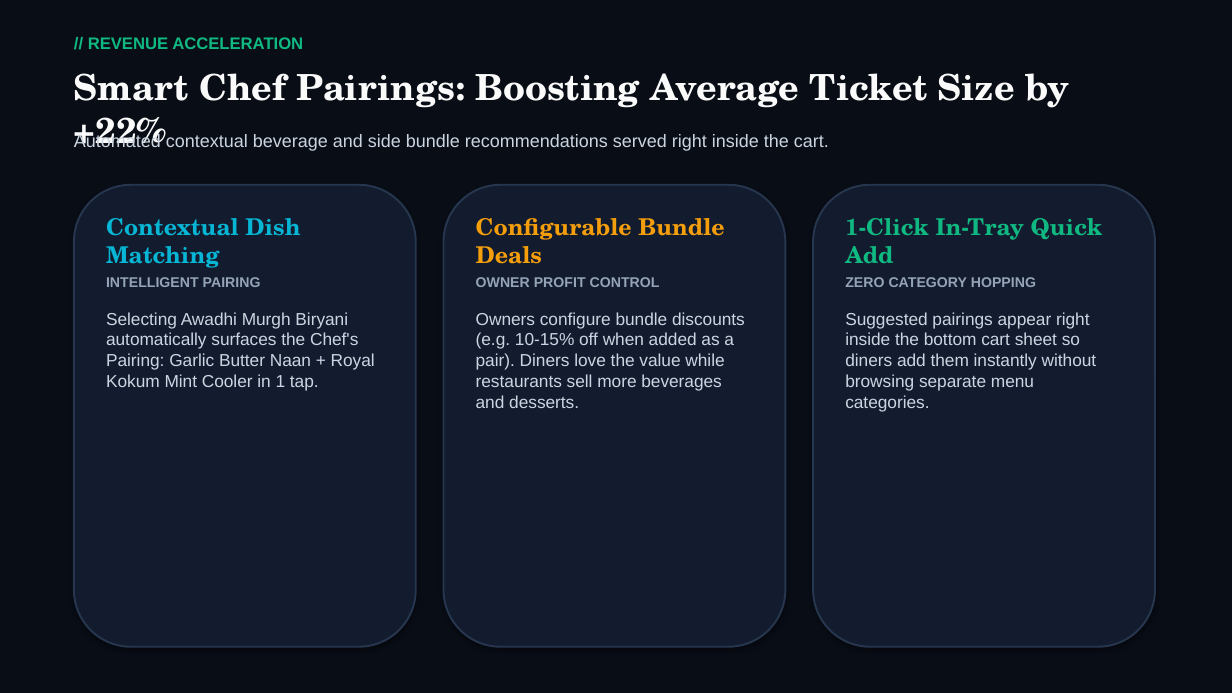
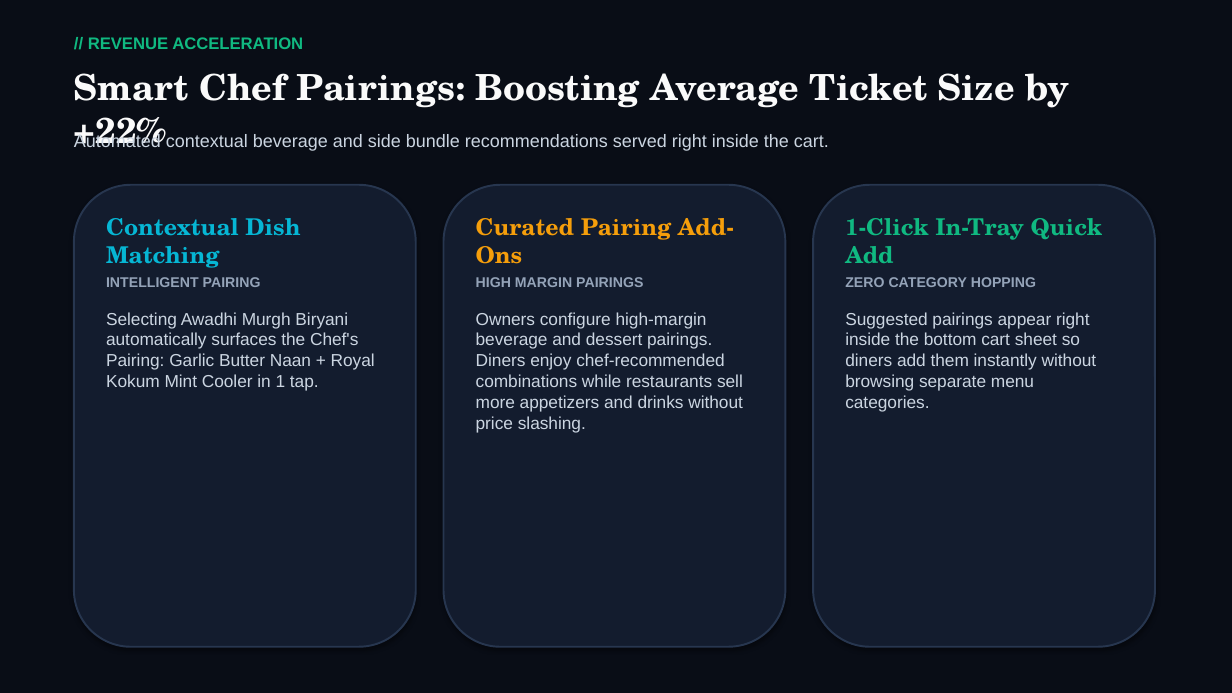
Before and after one commit to Stgtrgjrccx/menuz, a slide deck: slide 7 of public/menuz_executive_pitch_deck.pptx. Drawn at 1232x693 pixels with LibreOffice and Linux fonts; fonts in the diff are those of the drawing. Boxes give left, top, right and bottom in pixels: in the first picture for what was removed or moved away, otherwise in the second. Text is boxed around its words. In the diff, an @@ line names an element or a change of style, - is before the commit and + after.

Commit message:
Make discounts fully optional and owner-configurable in Spin Wheel, Settings Modal and Pitch Deck

```diff
--- a/public/menuz_executive_pitch_deck.pptx
+++ b/public/menuz_executive_pitch_deck.pptx
@@ text at (476,218,743,432): text changed @@
-Configurable Bundle Deals
-OWNER PROFIT CONTROL
-Owners configure bundle discounts (e.g. 10-15% off when added as a pair). Diners love the value while restaurants sell more beverages and desserts.
+Curated Pairing Add-Ons
+HIGH MARGIN PAIRINGS
+Owners configure high-margin beverage and dessert pairings. Diners enjoy chef-recommended combinations while restaurants sell more appetizers and drinks without price slashing.
```
Also in this commit, not shown: 1 other slide changed, 28 other files.
